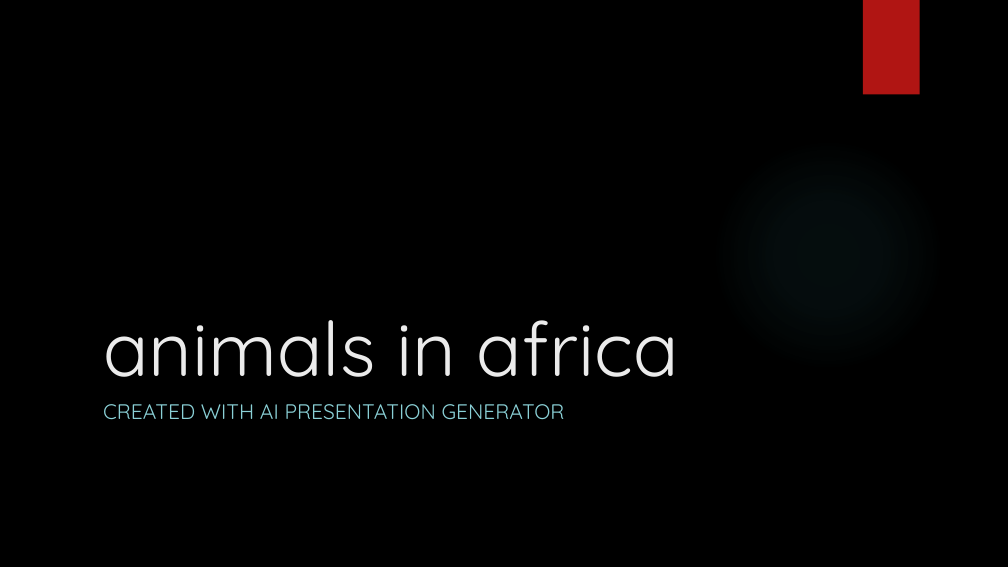
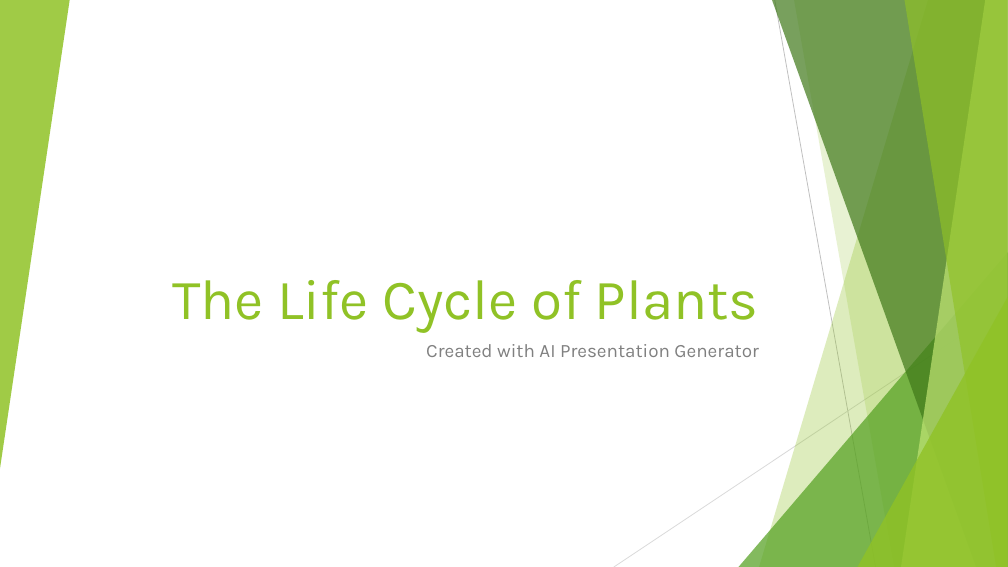
Before and after one commit to ammarmashal/ai-presentation-agent, a slide deck: slide 1 of my_presentation0.pptx. Drawn at 1008x567 pixels with LibreOffice and Linux fonts; fonts in the diff are those of the drawing; background and template pictures are left out. Boxes give left, top, right and bottom in pixels: in the first picture for what was removed or moved away, otherwise in the second. Text is boxed around its words. In the diff, an @@ line names an element or a change of style, - is before the commit and + after.

```diff
--- a/my_presentation0.pptx
+++ b/my_presentation0.pptx
@@ background picture (left out) to #FFFFFF @@
@@ group added at (x1=0, y1=0, x2=1008, y2=567): 5 freeform shapes, 3 triangles, 2 lines @@
@@ rectangle removed at (x1=863, y1=0, x2=920, y2=95) @@
@@ ellipse removed at (x1=712, y1=138, x2=944, y2=371) @@
@@ title at (x1=172, y1=280, x2=759, y2=333): text changed; size 72 to 54 pt; font Quicksand to Karla; text colour #EBEBEB to #90C226 @@
-animals in africa
+The Life Cycle of Plants
@@ subtitle at (x1=426, y1=344, x2=758, y2=357): text changed; size 20 to 18 pt; font Quicksand to Karla; text colour #8AD0D6 to #808080 @@
-CREATED WITH AI PRESENTATION GENERATOR
+Created with AI Presentation Generator
```
Also in this commit, not shown: 11 slides added, 10 slides removed, 6 other files.
